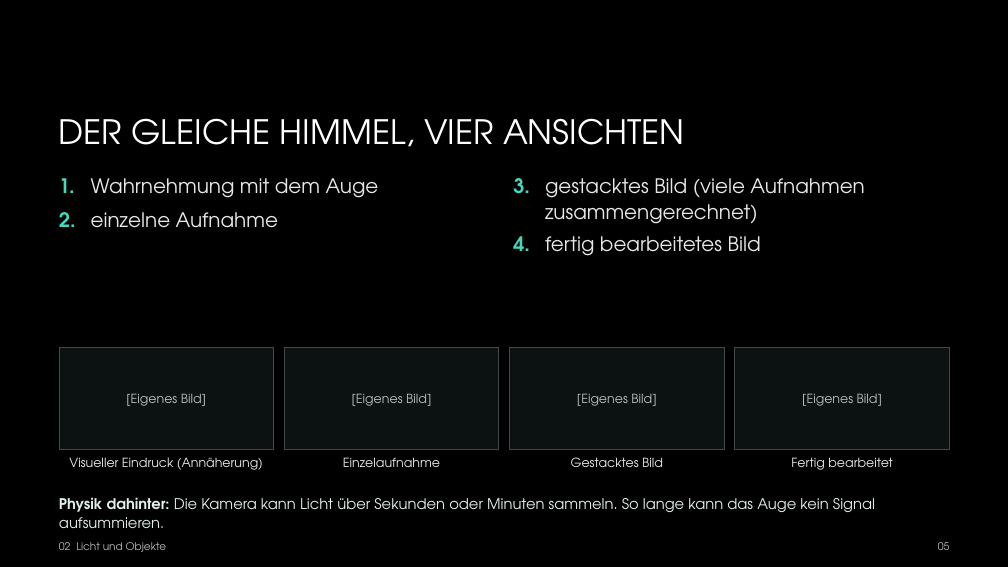
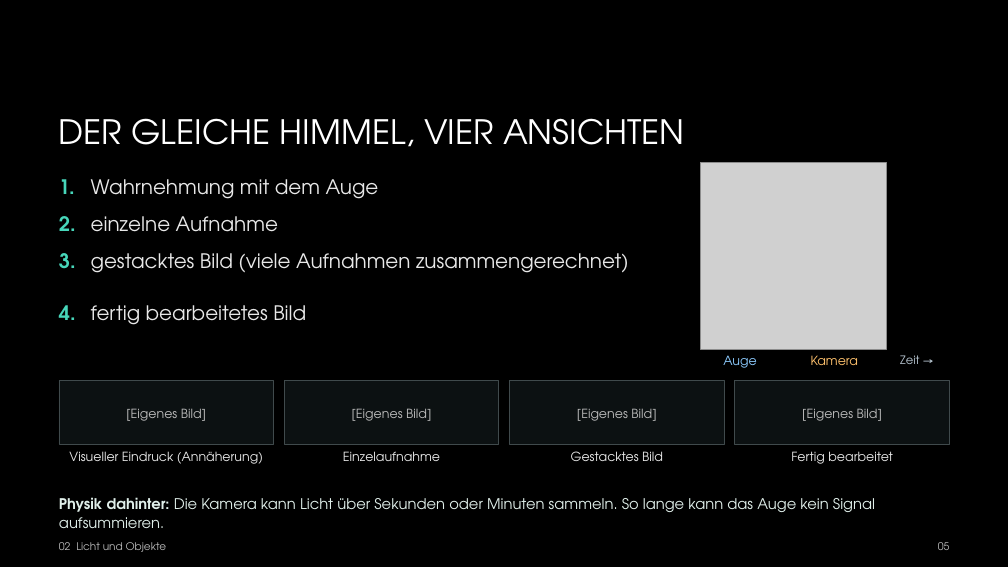
Before and after one commit to hagen-gloetter/Vortrag-Astrofotografie-VHS, a slide deck: slide 5 of Präsenation/Astro-fotografie.pptx. Drawn at 1008x567 pixels with LibreOffice and Linux fonts; fonts in the diff are those of the drawing; grey boxes stand for pictures; background and template pictures are left out. Boxes give left, top, right and bottom in pixels: in the first picture for what was removed or moved away, otherwise in the second. Text is boxed around its words. In the diff, an @@ line names an element or a change of style, - is before the commit and + after.

```diff
--- a/Präsenation/Astro-fotografie.pptx
+++ b/Präsenation/Astro-fotografie.pptx
@@ picture added at (x1=700, y1=163, x2=887, y2=349) @@
@@ text "2." moved from (x1=59, y1=212, x2=76, y2=227) to (x1=59, y1=216, x2=76, y2=231) @@
@@ text "einzelne Aufnahme" moved from (x1=91, y1=212, x2=278, y2=228) to (x1=91, y1=216, x2=278, y2=232) @@
@@ text "3." moved from (x1=513, y1=178, x2=530, y2=194) to (x1=59, y1=253, x2=76, y2=269) @@
@@ text "gestacktes Bild (viele Aufnahmen zusammengerechnet)" rewrapped from (x1=545, y1=178, x2=864, y2=224) to (x1=91, y1=253, x2=629, y2=273) @@
@@ text "4." moved from (x1=513, y1=236, x2=530, y2=251) to (x1=59, y1=305, x2=76, y2=320) @@
@@ text "fertig bearbeitetes Bild" moved from (x1=545, y1=236, x2=761, y2=256) to (x1=91, y1=305, x2=306, y2=325) @@
@@ text added at (x1=723, y1=355, x2=756, y2=368), 12 pt, text #8DCCFF @@
+Auge
@@ text added at (x1=811, y1=355, x2=858, y2=365), 12 pt, text #FFC26D @@
+Kamera
@@ text added at (x1=900, y1=355, x2=919, y2=364), 11 pt, text #BAC8D4 @@
+Zeit →
@@ rectangle resized from (x1=59, y1=347, x2=274, y2=449) to (x1=59, y1=380, x2=274, y2=445) @@
@@ rectangle resized from (x1=284, y1=347, x2=499, y2=449) to (x1=284, y1=380, x2=499, y2=445) @@
@@ rectangle resized from (x1=510, y1=347, x2=724, y2=449) to (x1=510, y1=380, x2=724, y2=445) @@
@@ rectangle resized from (x1=735, y1=347, x2=950, y2=449) to (x1=735, y1=380, x2=950, y2=445) @@
@@ 4 texts moved together from (x1=126, y1=393, x2=882, y2=406) to (x1=126, y1=408, x2=882, y2=421) @@
@@ text "Visueller Eindruck (Annäherung)" moved from (x1=69, y1=457, x2=263, y2=470) to (x1=69, y1=451, x2=263, y2=464) @@
@@ text "Einzelaufnahme" moved from (x1=343, y1=457, x2=440, y2=467) to (x1=343, y1=451, x2=440, y2=461) @@
@@ text "Gestacktes Bild" moved from (x1=571, y1=457, x2=663, y2=467) to (x1=571, y1=451, x2=663, y2=461) @@
@@ text "Fertig bearbeitet" moved from (x1=791, y1=457, x2=893, y2=470) to (x1=791, y1=451, x2=893, y2=464) @@
```
Also in this commit, not shown: 27 other slides changed, 12 other files.
